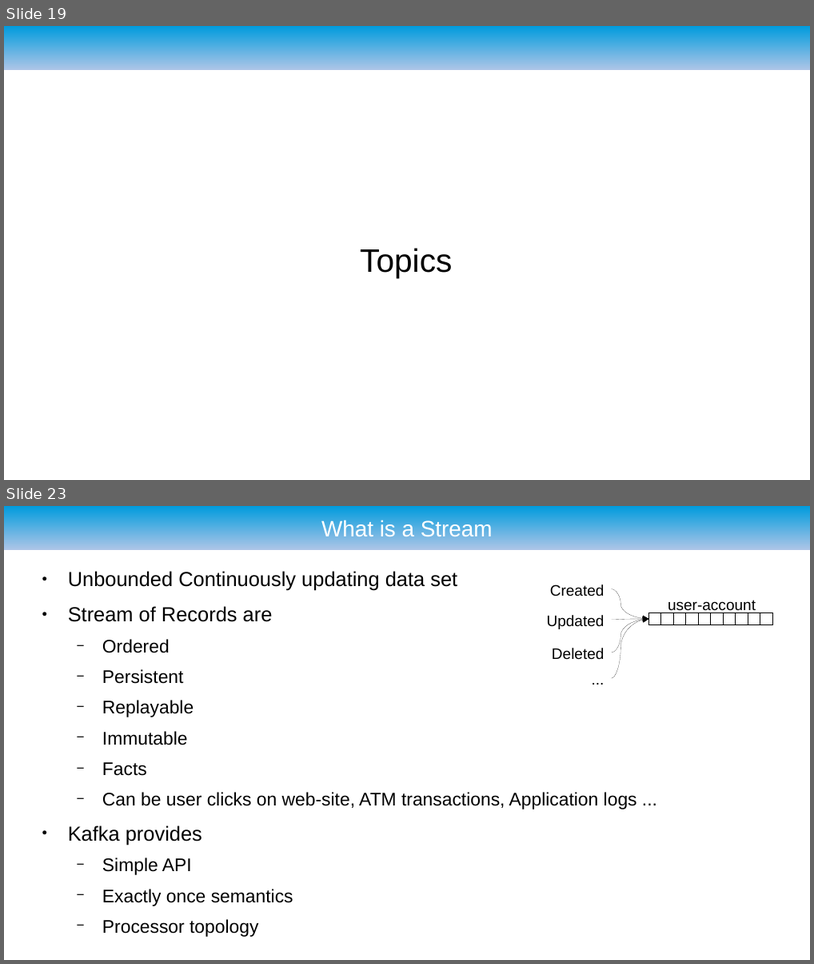
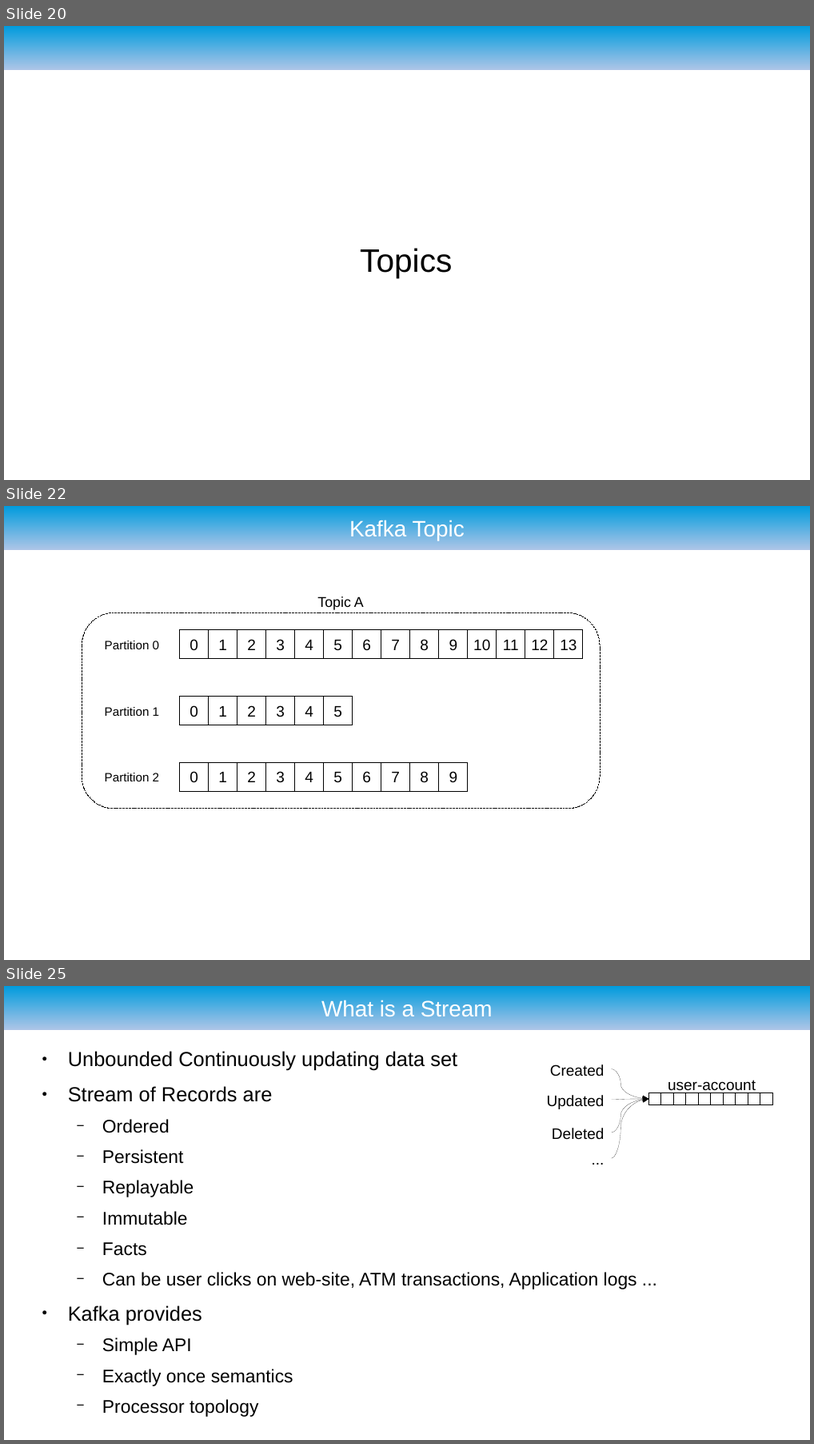
Before and after one commit to ryzlab/kafka-kompetensdag, a slide deck: doc/presentation-umejug.odp. Shown one above the other, each under a label of ours: slides 19 and 23 before the commit, slides 20, 22 and 25 after it; the slides between them are not shown. The pictures are 814x964 and 814x1444 pixels, drawn with LibreOffice and Linux fonts; fonts in the diff are those of the drawing; background and template pictures are left out. Boxes give left, top, right and bottom in pixels: in the first picture for what was removed or moved away, otherwise in the second. Text is boxed around its words. In the diff, an @@ line names an element or a change of style, - is before the commit and + after.

```diff
--- a/doc/presentation-umejug.odp
+++ b/doc/presentation-umejug.odp
@@ slide 22 added at (4, 506, 810, 960), background #FFFFFF; not listed: 1 template element that a slide beside it also shows @@
@@ title added at (350, 519, 465, 540), 22 pt, text #FFFFFF @@
+Kafka Topic
@@ text added at (318, 596, 364, 610), 14 pt, text #000000 @@
+Topic A
@@ rounded rectangle added at (82, 613, 600, 809), outline #000000 0 pt @@
@@ text added at (105, 640, 159, 649), 12 pt, text #000000 @@
+Partition 0
@@ group added at (180, 630, 583, 659): 14 texts, 13 lines, 1 rectangle @@
+4
+5
+6
+7
+0
+1
+2
+3
+12
+13
+8
+9
+10
+11
@@ group added at (180, 696, 352, 724): 6 texts, 5 lines, 1 rectangle @@
+4
+5
+0
+1
+2
+3
@@ text added at (105, 707, 159, 716), 12 pt, text #000000 @@
+Partition 1
@@ group added at (180, 762, 468, 792): 10 texts, 9 lines, 1 rectangle @@
+4
+5
+6
+7
+0
+1
+2
+3
+8
+9
@@ text added at (105, 772, 159, 781), 12 pt, text #000000 @@
+Partition 2
@@ what was slide 19 is now slide 20 @@
@@ what was slide 23 is now slide 25 @@
```
Also in this commit, not shown: 7 slides changed, 4 other slides added, 1 slide removed, 2 other files.
